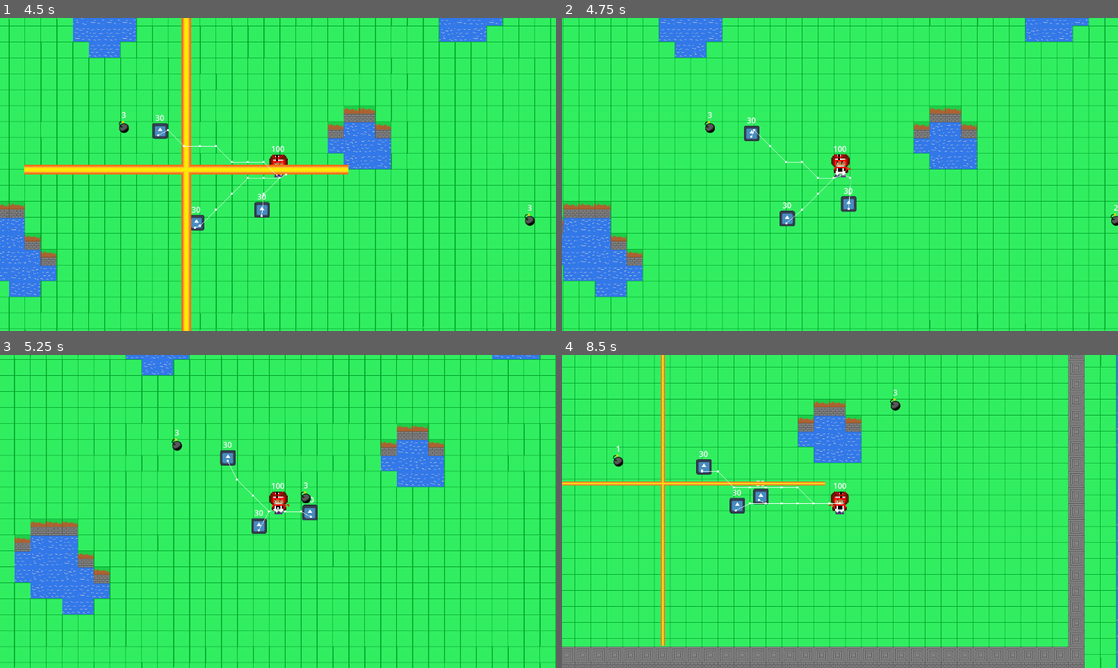
Above: before the commit, frames 1-4 (two rows, left to right).
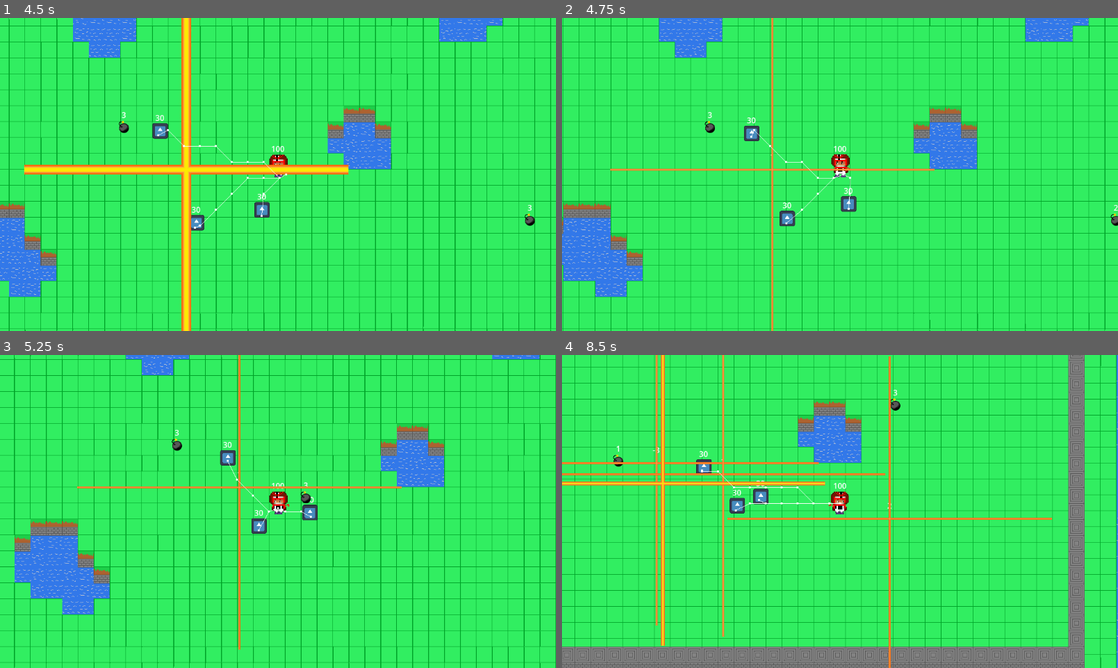
Above: after the commit, the same moments.

Repository: Mobius-Bron/rogue_boom_game
Game: Godot game, scene res://world/world.tscn
The game is run twice, just before and just after one commit, with the same random seed, the same clock (stepped at 60 frames per second) and the same inputs. The engine's default icon, where the game draws it, is replaced by a stand-in: a white triangle on a blue panel in a dark square.
Inputs (mouse positions are in pixels of both pictures, inside the frame that each line leads up to):
- Up to frame 1 (4.5 s): move the mouse to (400, 158) at 0.52 s; hold D (ui_right) 0.53-1.28 s; click (400, 158) at 0.6 s; move the mouse to (166, 190) at 1.27 s; hold S (ui_down) 1.28-2.03 s; click (166, 190) at 1.35 s; move the mouse to (333, 105) at 2.02 s; hold D (ui_right) 2.03-2.78 s; click (333, 105) at 2.1 s; move the mouse to (250, 237) at 2.77 s; hold W (ui_up) 2.78-3.53 s; click (250, 237) at 2.85 s; move the mouse to (444, 221) at 3.52 s; hold A (ui_left) from 3.53 s (still down); click (444, 221) at 3.6 s; move the mouse to (111, 127) at 4.27 s; click (111, 127) at 4.35 s
- Up to frame 2 (4.75 s): keep holding A (ui_left)
- Up to frame 3 (5.25 s): move the mouse to (305, 511) at 5.02 s; release A (ui_left) at 5.03 s; hold S (ui_down) from 5.03 s (still down); click (305, 511) at 5.1 s
- Up to frame 4 (8.5 s): move the mouse to (756, 433) at 5.77 s; release S (ui_down) at 5.78 s; hold D (ui_right) 5.78-6.53 s; click (756, 433) at 5.85 s; move the mouse to (962, 495) at 6.52 s; hold W (ui_up) 6.53-7.28 s; click (962, 495) at 6.6 s; move the mouse to (728, 527) at 7.27 s; hold D (ui_right) 7.28-8.03 s; click (728, 527) at 7.35 s; move the mouse to (895, 442) at 8.02 s; hold S (ui_down) from 8.03 s (still down); click (895, 442) at 8.1 s

Frame 1 is identical in both runs. In frame 2, 0.9% of the frame differs, in the area x 8-67%, y 0-100%; in frame 3, 0.7%; in frame 4, 2.3%, in the area x 0-89%, y 0-100%.
Error after the commit: Invalid call. Nonexistent function 'hurt' in base 'CharacterBody2D (enemy.gd)'. (res://player/boom.gd:58)

Commit message:
修复健康系统bug

Diff:
--- a/player/boom.gd
+++ b/player/boom.gd
@@ -64,7 +64,7 @@
 		var node = area.get_parent()
 		if node != self:
 			nextTargets.append(node)
-	elif  area.name == "enemy_area":
+	elif  area.name == "hunt_area":
 		var node = area.get_parent()
 		if node not in enemyList:
 			enemyList.append(node)
